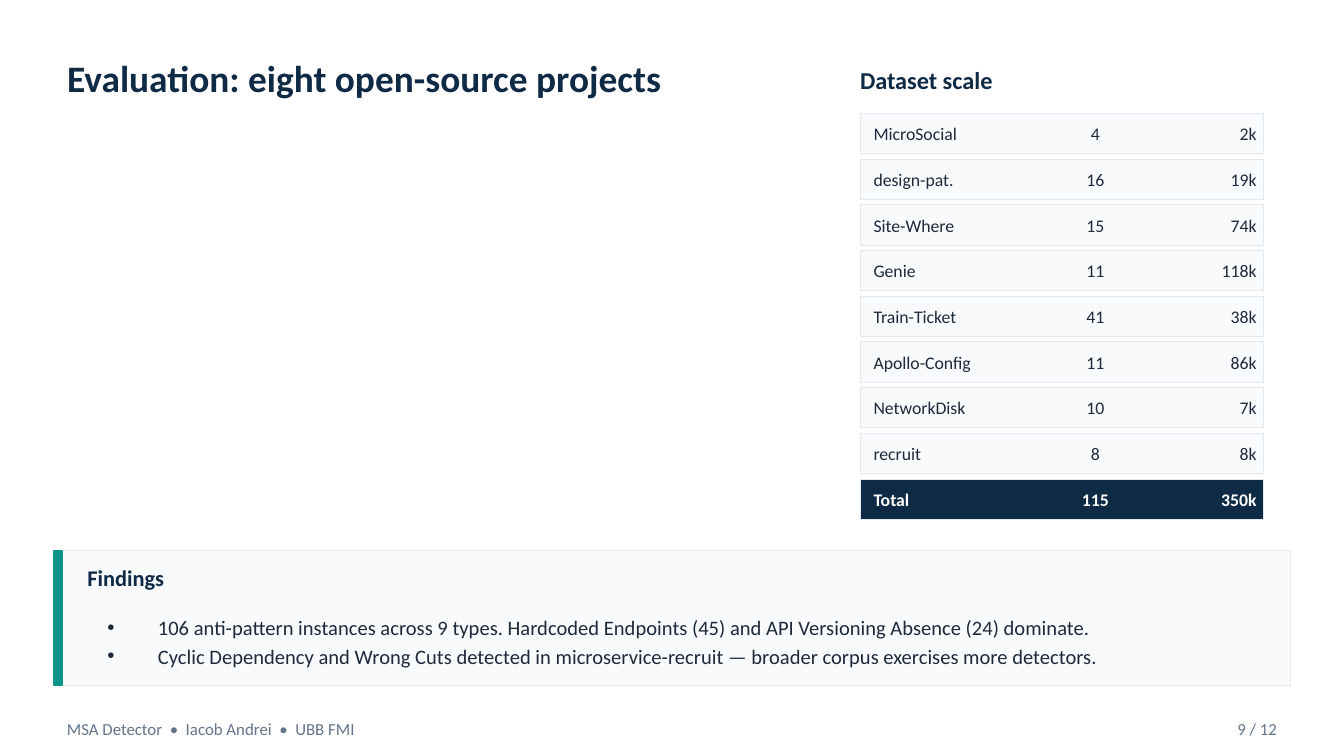
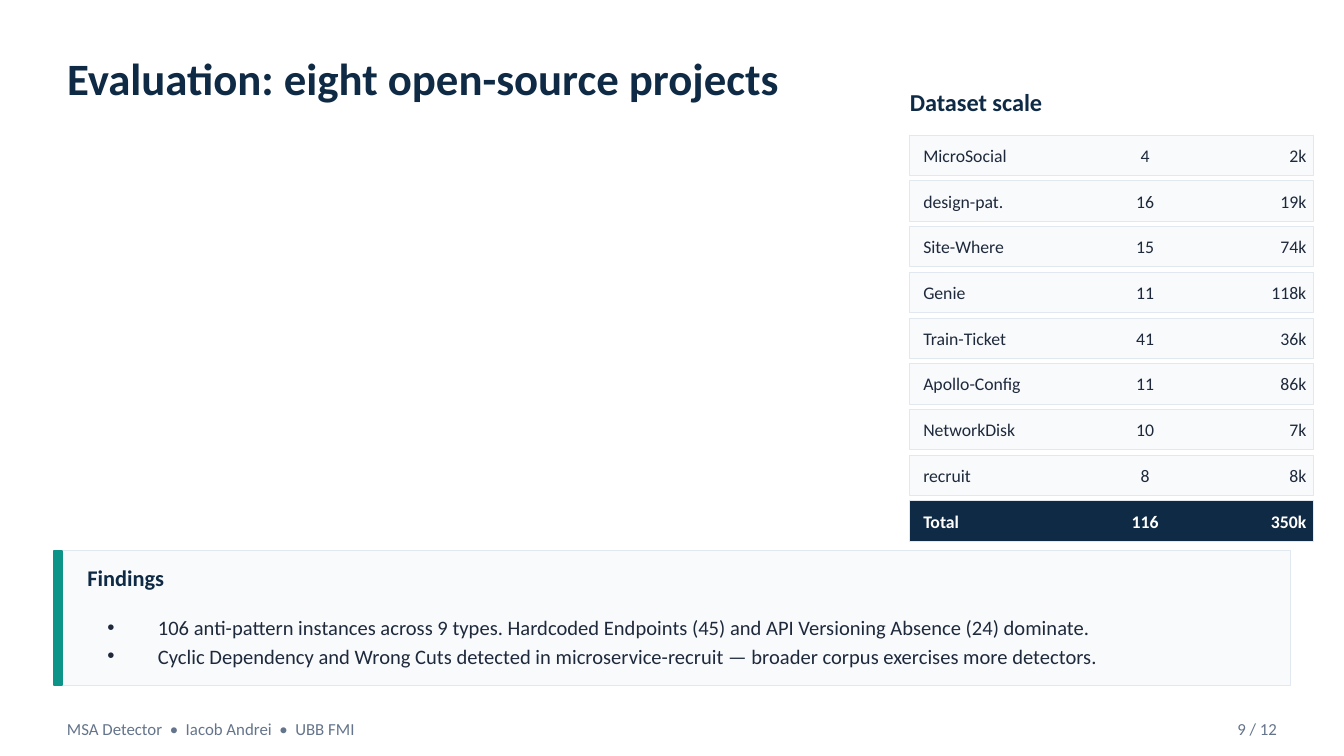
Before and after one commit to andrei45635/dissertation_backend, a slide deck: slide 9 of thesis/presentation/MSA_Detector_Defense.pptx. Drawn at 1344x756 pixels with LibreOffice and Linux fonts; fonts in the diff are those of the drawing. Boxes give left, top, right and bottom in pixels: in the first picture for what was removed or moved away, otherwise in the second. Text is boxed around its words. In the diff, an @@ line names an element or a change of style, - is before the commit and + after.

```diff
--- a/thesis/presentation/MSA_Detector_Defense.pptx
+++ b/thesis/presentation/MSA_Detector_Defense.pptx
@@ text "Evaluation: eight open-source projects" at (67, 63, 779, 103): size 20 to 24 pt @@
@@ text at (1280, 332, 1306, 345): text changed @@
-38k
+36k
@@ 9 texts, 3 rectangles: place and size @@
-9 texts, 3 rectangles at (860, 72, 1263, 474)
+9 texts, 3 rectangles at (910, 94, 1313, 496)
@@ 17 texts, 6 rectangles: place and size @@
-17 texts, 6 rectangles at (860, 113, 1263, 519)
+17 texts, 6 rectangles at (910, 136, 1313, 542)
@@ text at (1132, 516, 1159, 528): text changed @@
-115
+116
```
Also in this commit, not shown: 1 other slide changed, 10 other files.
